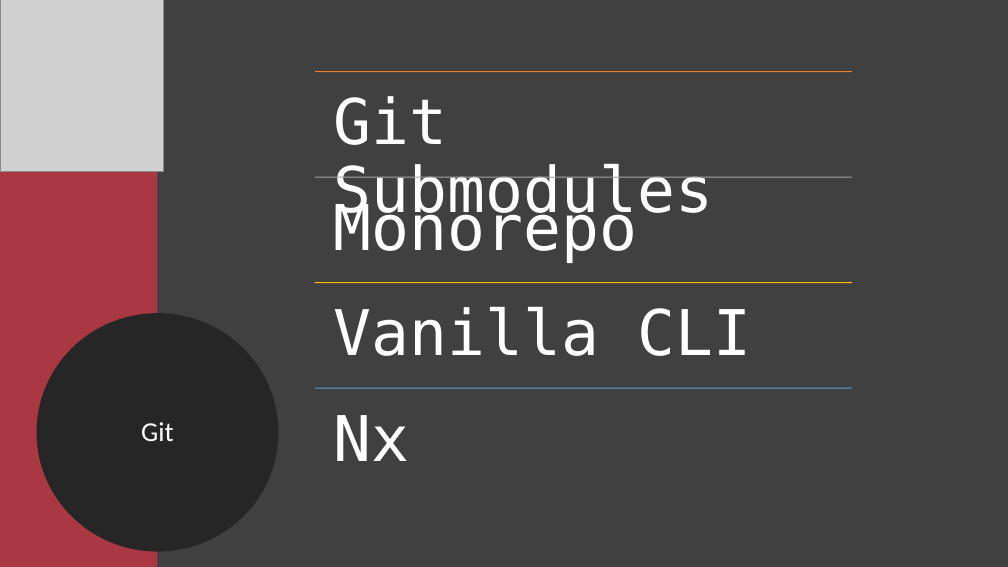
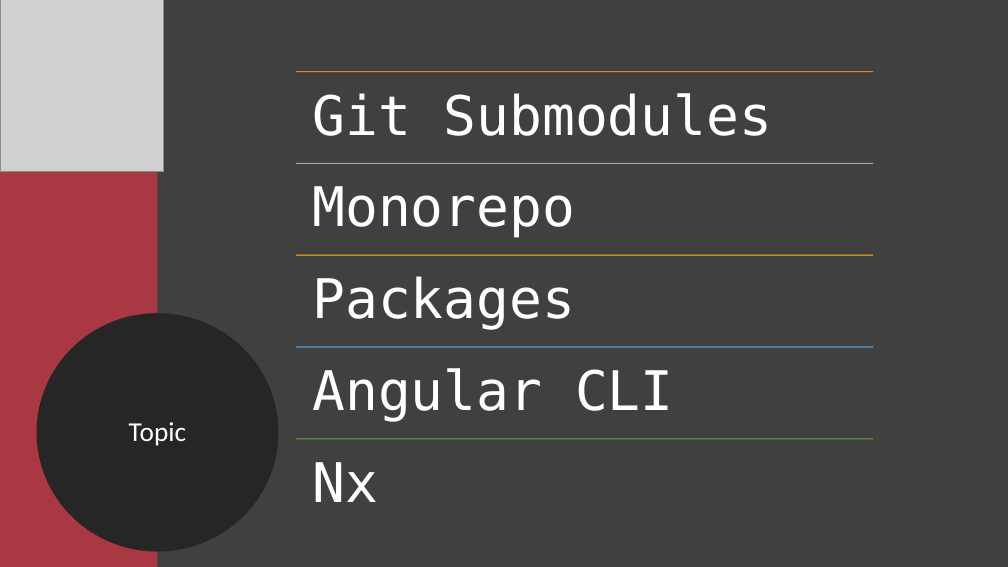
Before and after one commit to Xapuu/programingStuff, a slide deck: slide 5 of ngMeetup.pptx. Drawn at 1008x567 pixels with LibreOffice and Linux fonts; fonts in the diff are those of the drawing; grey boxes stand for pictures. Boxes give left, top, right and bottom in pixels: in the first picture for what was removed or moved away, otherwise in the second. Text is boxed around its words. In the diff, an @@ line names an element or a change of style, - is before the commit and + after.

Commit message:
Add packages slide

```diff
--- a/ngMeetup.pptx
+++ b/ngMeetup.pptx
@@ text "Git Submodules" moved from (x1=334, y1=96, x2=713, y2=225) to (x1=312, y1=93, x2=772, y2=136) @@
@@ line moved from (315, 72) - (852, 72) to (296, 72) - (873, 72) @@
@@ text "Monorepo" moved from (x1=334, y1=199, x2=637, y2=263) to (x1=312, y1=186, x2=575, y2=237) @@
@@ line moved from (315, 177) - (852, 177) to (296, 163) - (873, 163) @@
@@ line moved from (315, 283) - (852, 283) to (296, 256) - (873, 256) @@
@@ text added at (x1=312, y1=276, x2=575, y2=329), 52 pt, text #FFFFFF @@
+Packages
@@ line moved from (315, 388) - (852, 388) to (296, 347) - (873, 347) @@
@@ text at (x1=312, y1=368, x2=674, y2=421): text changed; size 60 to 52 pt @@
-Vanilla CLI
+Angular CLI
@@ text in ellipse at (x1=129, y1=422, x2=186, y2=446): text changed @@
-Git
+Topic
@@ size 60 to 52 pt; less space between paragraphs in 3 elements at (x1=312, y1=93, x2=772, y2=136), (x1=312, y1=186, x2=575, y2=237), (x1=312, y1=462, x2=378, y2=502) @@
@@ text "Nx" moved from (x1=334, y1=415, x2=410, y2=461) to (x1=312, y1=462, x2=378, y2=502) @@
@@ line added from (296, 439) to (873, 439), #70AD47 1 pt @@
```
Also in this commit, not shown: 4 other slides changed, 1 slide added.
